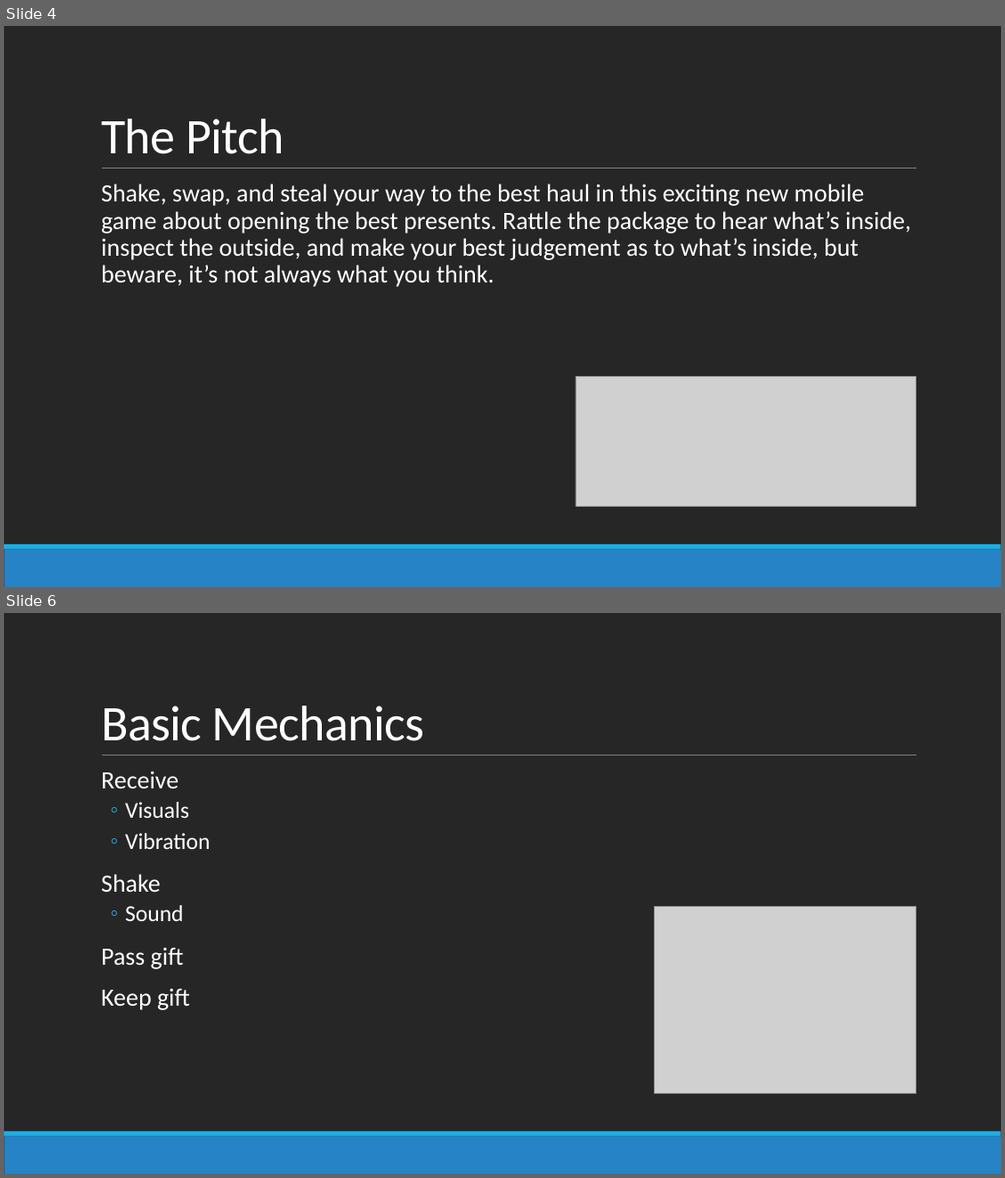
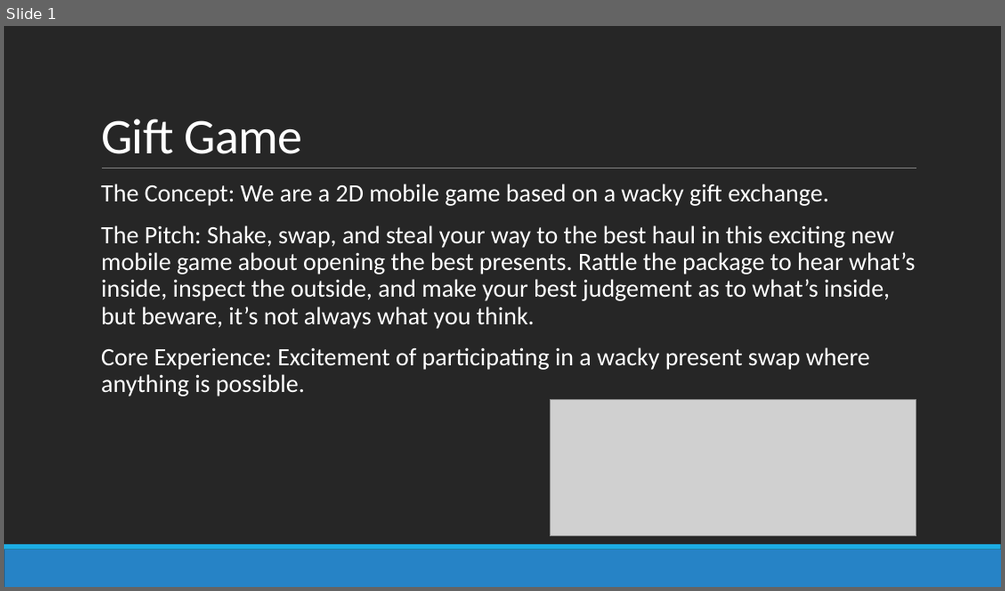
Before and after one commit to gadsu/gift, a slide deck: Docs/GiftGame101.pptx. Shown one above the other, each under a label of ours: slides 4 and 6 before the commit, slide 1 after it; the slides between them are not shown. The pictures are 1005x1178 and 1005x591 pixels, drawn with LibreOffice and Linux fonts; fonts in the diff are those of the drawing; grey boxes stand for pictures. Boxes give left, top, right and bottom in pixels: in the first picture for what was removed or moved away, otherwise in the second. Text is boxed around its words. In the diff, an @@ line names an element or a change of style, - is before the commit and + after.

```diff
--- a/Docs/GiftGame101.pptx
+++ b/Docs/GiftGame101.pptx
@@ slide 6 removed at (4,613,1001,1174), background #262626; not listed: 3 template elements that a slide beside it also shows @@
@@ title removed at (101,706,425,741) @@
-Basic Mechanics
@@ text removed at (101,771,210,1010) @@
-  Receive
-  ◦ Visuals
-  ◦ Vibration
-  Shake
-  ◦ Sound
-  Pass gift
-  Keep gift
@@ picture removed at (655,906,916,1093) @@
@@ what was slide 4 is now slide 1 @@
@@ slide 1 changed as well @@
@@ title at (101,119,303,154): text changed @@
-The Pitch
+Gift Game
@@ text at (101,184,914,396): text changed @@
-  Shake, swap, and steal your way to the best haul in this exciting new mobile game about opening the best presents. Rattle the package to hear what’s inside, inspect the outside, and make your best judgement as to what’s inside, but beware, it’s not always what you think.
+  The Concept: We are a 2D mobile game based on a wacky gift exchange.
+  The Pitch: Shake, swap, and steal your way to the best haul in this exciting new mobile game about opening the best presents. Rattle the package to hear what’s inside, inspect the outside, and make your best judgement as to what’s inside, but beware, it’s not always what you think.
+  Core Experience: Excitement of participating in a wacky present swap where anything is possible.
@@ picture: place and size @@
-picture at (575,377,916,506)
+picture at (550,400,916,536)
```
Also in this commit, not shown: 3 other slides changed, 1 slide added, 3 other slides removed.
